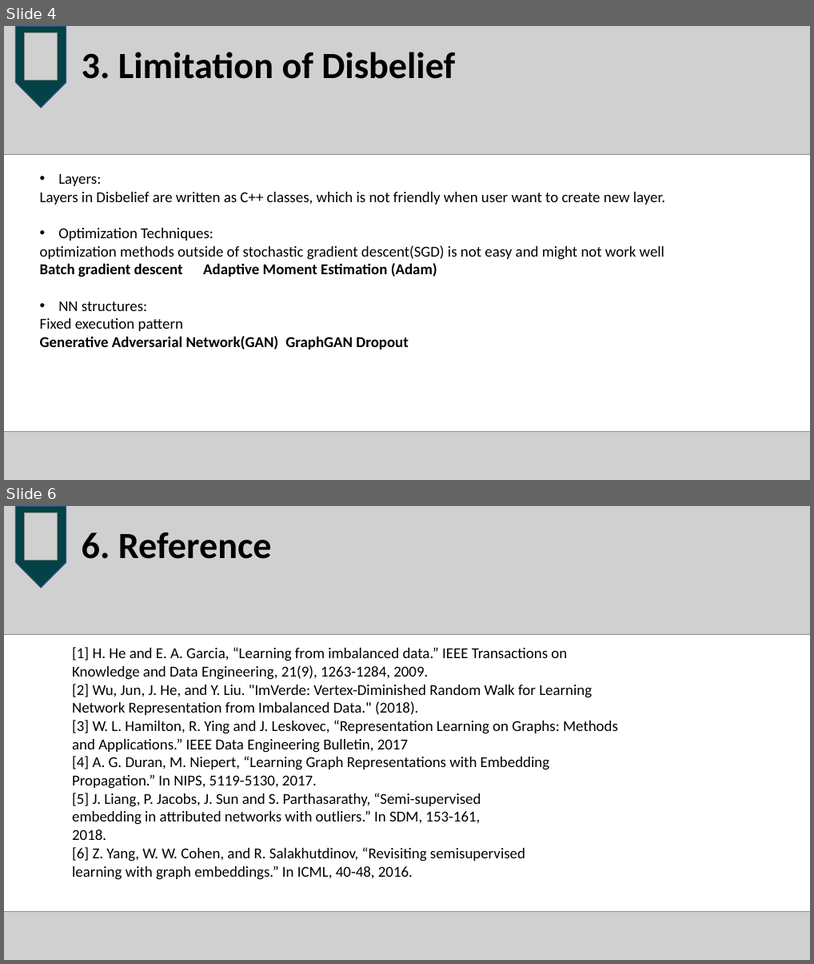
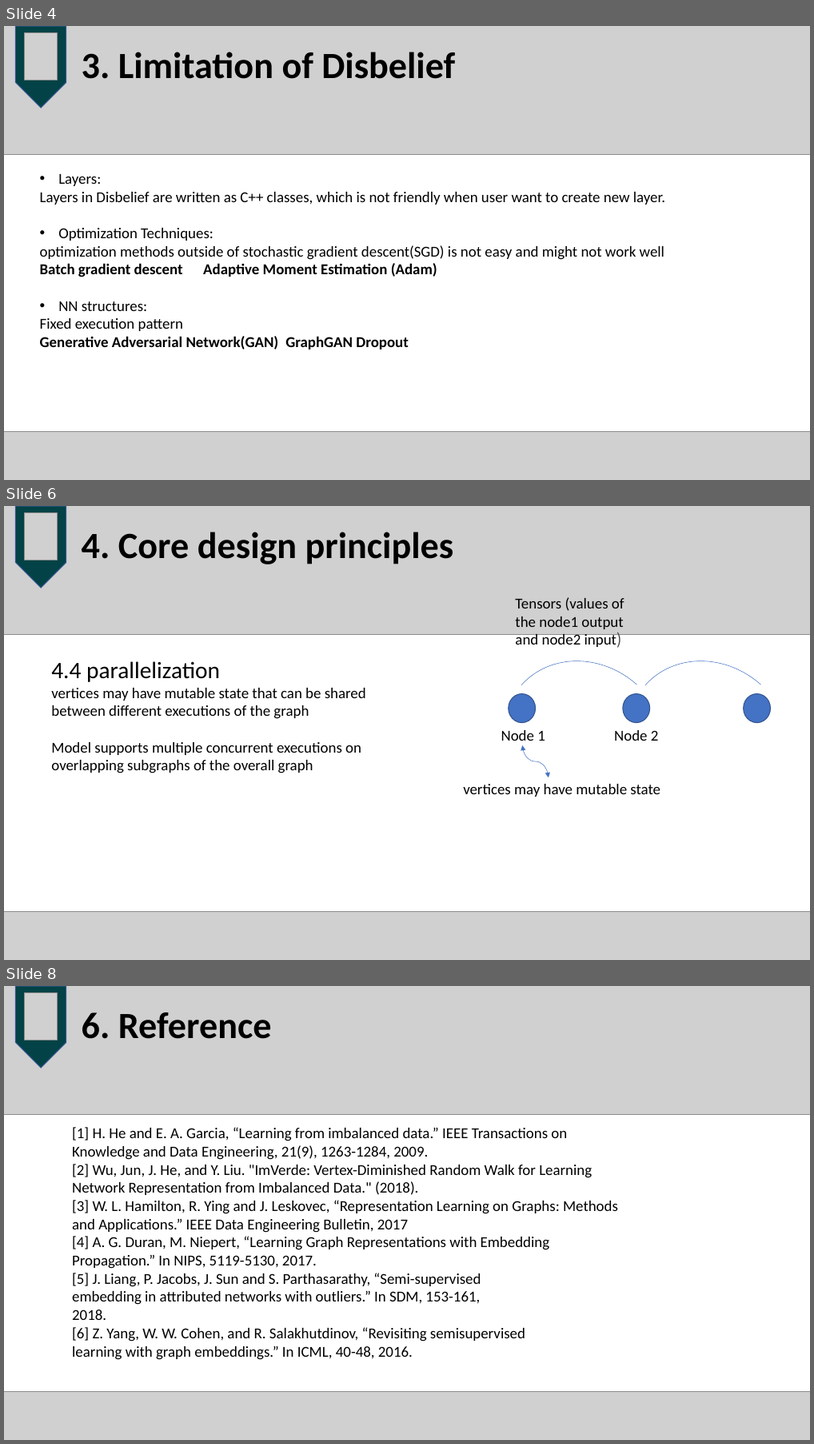
Before and after one commit to coda953/OSproject, a slide deck: tfboys.pptx. Shown one above the other, each under a label of ours: slides 4 and 6 before the commit, slides 4, 6 and 8 after it; the slides between them are not shown. The pictures are 814x964 and 814x1444 pixels, drawn with LibreOffice and Linux fonts; fonts in the diff are those of the drawing; grey boxes stand for pictures. Boxes give left, top, right and bottom in pixels: in the first picture for what was removed or moved away, otherwise in the second. Text is boxed around its words. In the diff, an @@ line names an element or a change of style, - is before the commit and + after.

```diff
--- a/tfboys.pptx
+++ b/tfboys.pptx
@@ slide 6 added at (4,506,810,960), background #FFFFFF @@
@@ picture added at (4,506,810,634) @@
@@ pentagon arrow added at (15,506,66,588), fill #034246, outline #325491 1 pt @@
@@ picture added at (25,512,58,560) @@
@@ title added at (82,532,454,564), 44 pt, text #000000, bold @@
+4. Core design principles
@@ text added at (515,597,625,648), 18 pt, text #000000 @@
+Tensors (values of the node1 output and node2 input)
@@ arc (boxed as its full ellipse) added at (470,628,702,857), outline #4472C4 0.5 pt @@
@@ arc (boxed as its full ellipse) added at (594,628,810,857), outline #4472C4 0.5 pt @@
@@ text added at (51,661,366,773), 18 pt, text #000000 @@
+4.4 parallelization
+vertices may have mutable state that can be shared between different executions of the graph
+Model supports multiple concurrent executions on overlapping subgraphs of the overall graph
@@ ellipse added at (509,693,536,723), fill #4472C4, outline #325491 1 pt @@
@@ ellipse added at (623,693,650,723), fill #4472C4, outline #325491 1 pt @@
@@ ellipse added at (744,693,771,723), fill #4472C4, outline #325491 1 pt @@
@@ text added at (502,730,546,740), 18 pt, text #000000 @@
+Node 1
@@ curved double arrow added from (523, 745) to (549, 778), #4472C4 0.5 pt @@
@@ text added at (614,730,659,740), 18 pt, text #000000 @@
+Node 2
@@ text added at (463,784,661,796), 18 pt, text #000000 @@
+vertices may have mutable state
@@ picture added at (4,912,810,960) @@
@@ what was slide 6 is now slide 8 @@
```
Also in this commit, not shown: 1 slide changed, 1 other slide added, 2 other files.
